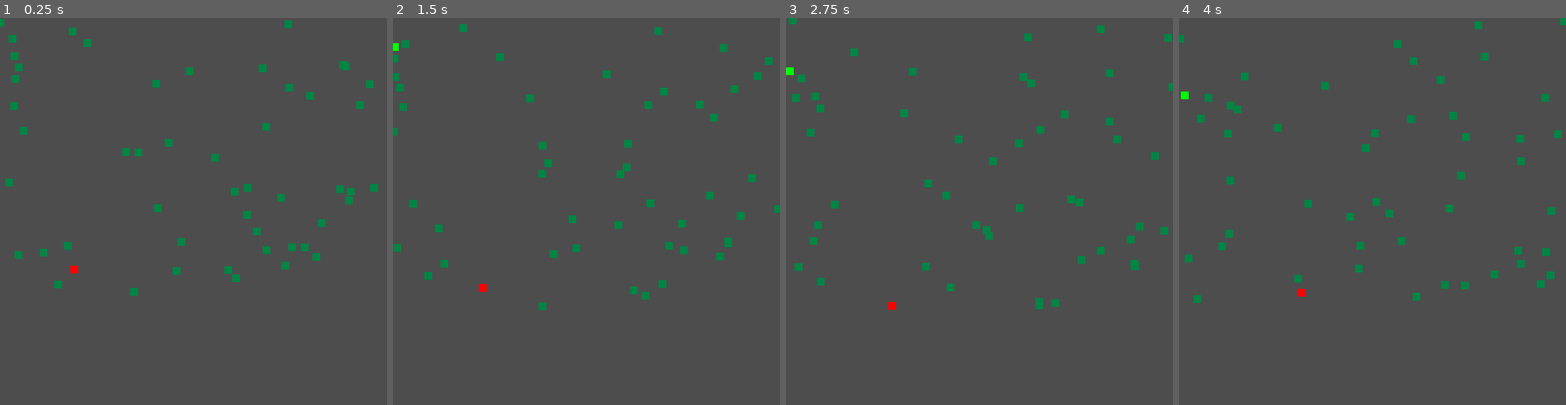
Above: before the commit, frames 1-4 (left to right).
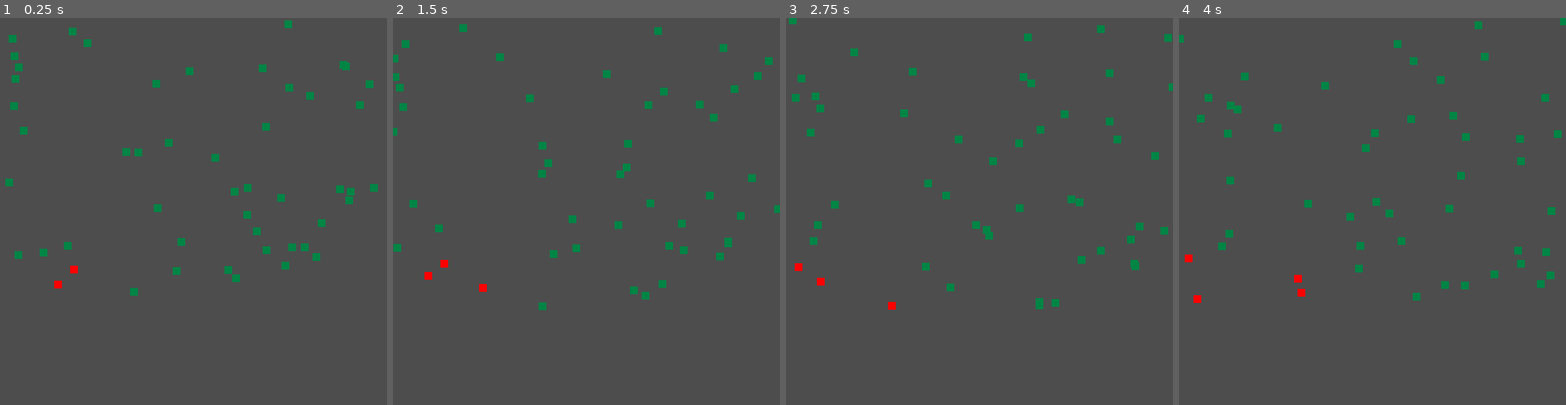
Above: after the commit, the same moments.

Repository: LeonardoMonteblanc/sir_simulator
Game: Godot game, scene res://scenes/main/Principal.tscn
Two runs of this game, one before a commit and one after it. Both use one fixed random seed, a clock stepped at 60 frames per second and the inputs below.
Inputs:
- Up to frame 1 (0.25 s): no input
- Up to frame 2 (1.5 s): tap Enter (ui_accept) at 0.5, 1.35 s; hold Right (ui_right) 0.53-1.28 s; hold Enter (ui_accept) 0.53-1.28 s; hold Left (ui_left) from 1.28 s (still down)
- Up to frame 3 (2.75 s): tap Enter (ui_accept) at 1.52, 1.82 s; release Left (ui_left) at 2.03 s; hold Right (ui_right) from 2.03 s (still down); hold Enter (ui_accept) from 2.03 s (still down)
- Up to frame 4 (4 s): release Enter (ui_accept) at 2.78 s; tap Enter (ui_accept) at 2.85, 3.02, 3.32 s; release Right (ui_right) at 3.53 s; hold Left (ui_left) from 3.53 s (still down); hold Enter (ui_accept) from 3.53 s (still down)

The runs differ from the first frame. In frame 1, less than 0.1% of the frame differs, in the area x 0-16%, y 0-70%; in frame 2, 0.1%; in frame 3, 0.1%; in frame 4, 0.2%, in the area x 0-32%, y 19-74%.

Commit message:
feat(task-36): cria RecoveryManager

Diff:
--- a/scenes/main/Principal.tscn
+++ b/scenes/main/Principal.tscn
@@ -3,9 +3,14 @@
 [ext_resource type="Script" uid="uid://bjagv8p5qw6q6" path="res://scripts/temp_testes.gd" id="1_3g3jk"]
 [ext_resource type="Script" uid="uid://bw5b53awhdqam" path="res://scripts/managers/PopulationManager.gd" id="2_hs211"]
 [ext_resource type="Script" uid="uid://2xqa46x1y23d" path="res://scripts/managers/InfeccaoManager.gd" id="3_hjnbl"]
+[ext_resource type="Script" uid="uid://b2jklc6nsyxv8" path="res://scripts/managers/SimulationManager.gd" id="4_cjf3a"]
+[ext_resource type="Script" uid="uid://bp5patgp173bl" path="res://scripts/managers/RecoveryManager.gd" id="4_rihfc"]
 
 [node name="Principal" type="Node2D" unique_id=811495099]
 script = ExtResource("1_3g3jk")
+
+[node name="SimulacaoManager" type="Node" parent="." unique_id=2111951922]
+script = ExtResource("4_cjf3a")
 
 [node name="PopulacaoManager" type="Node" parent="." unique_id=1351683733]
 script = ExtResource("2_hs211")
@@ -13,4 +18,5 @@
 [node name="InfeccaoManager" type="Node" parent="." unique_id=71356445]
 script = ExtResource("3_hjnbl")
 
-[node name="SimulacaoManager" type="Node" parent="." unique_id=2111951922]
+[node name="RecuperacaoManager" type="Node" parent="." unique_id=646701643]
+script = ExtResource("4_rihfc")
--- a/scripts/managers/InfeccaoManager.gd
+++ b/scripts/managers/InfeccaoManager.gd
@@ -1,8 +1,7 @@
 extends Node
 
 var agentes: Array = []
-@onready var SimulationManager = $SimulacaoManager
-
+var simulation_manager
 
 func registrar_agentes(lista_agentes: Array):
 	agentes = lista_agentes
@@ -25,7 +24,7 @@
 
 
 func tentar_infectar(agente):
-	var beta = SimulationManager.doenca_atual.taxa_transmissao
+	var beta = simulation_manager.doenca_atual.taxa_transmissao
 
 	if randf() < beta:
 		agente.set_estado(sir_estados.Estado.INFECTADO)
--- a/scripts/managers/PopulationManager.gd
+++ b/scripts/managers/PopulationManager.gd
@@ -1,6 +1,4 @@
 extends Node
-
-
 const CENA_AGENTE = preload("res://scenes/agents/Agente.tscn")
 
 var agentes: Array = []
@@ -8,7 +6,7 @@
 var qtd_inicial_infectado: int = Constants.QTD_INFECTADOS_INICIAL
 
 func criar_agentes():
-	for i in range(50):
+	for i in range(Constants.QTD_AGENTES):
 		var agente = CENA_AGENTE.instantiate()
 		agente.inicializar_direcao()
 
--- /dev/null
+++ b/scripts/managers/RecoveryManager.gd
@@ -0,0 +1,16 @@
+extends Node
+class_name RecoveryManager
+
+var simulation_manager
+
+func processar_recuperacao(agentes: Array, delta: float):
+	for agente in agentes:
+		if agente.estado != sir_estados.Estado.INFECTADO:
+			continue
+
+		agente.tempo_infeccao += delta
+
+		var tempo_limite = simulation_manager.doenca_atual.duracao_infeccao
+
+		if agente.tempo_infeccao >= tempo_limite:
+			agente.set_estado(sir_estados.Estado.RECUPERADO)
--- a/scripts/managers/SimulationManager.gd
+++ b/scripts/managers/SimulationManager.gd
@@ -1,13 +1,22 @@
 extends Node
 
-@onready var infection_manager = $InfeccaoManager
+var population_manager
+var infection_manager
+var recovery_manager
 
 var doenca_atual: Doenca
 
 func _ready():
-	doenca_atual.nome = "COVID"
-	doenca_atual.taxa_transmissao = 0.3
+	doenca_atual = Doenca.new("COVID", 0.3, 8.0)
 
+func inicializar():
+	var agentes = population_manager.obter_agentes()
+
+	infection_manager.simulation_manager = self
+	recovery_manager.simulation_manager = self
+
+	infection_manager.registrar_agentes(agentes)
 
 func _process(delta):
 	infection_manager.processar_infeccao()
+	recovery_manager.processar_recuperacao(infection_manager.agentes, delta)
--- a/scripts/temp_testes.gd
+++ b/scripts/temp_testes.gd
@@ -1,26 +1,13 @@
 extends  Node2D
 
-var agente = preload("res://scenes/agents/Agente.tscn").instantiate()
-
+@onready var sim = $SimulacaoManager
+@onready var pop = $PopulacaoManager
+@onready var inf = $InfeccaoManager
+@onready var rec = $RecuperacaoManager
 
 func _ready():
-	$PopulacaoManager.criar_agentes()
-	var covid = Doenca.new(
-		"COVID",
-		0.35,
-		8.0
-	)
-
-	print(covid.nome)
-	print(covid.taxa_transmissao)
-	print(covid.duracao_infeccao)
-
-	add_child(agente)
-
-func _input(event):
-	if event.is_action_pressed("ui_accept"):
-		agente.set_estado(sir_estados.Estado.SUSCETIVEL)
-	if event.is_action_pressed("ui_left"):
-		agente.set_estado(sir_estados.Estado.INFECTADO)
-	if event.is_action_pressed("ui_right"):
-		agente.set_estado(sir_estados.Estado.RECUPERADO)
+	pop.criar_agentes()
+	sim.population_manager = pop
+	sim.infection_manager = inf
+	sim.recovery_manager = rec
+	sim.inicializar()
